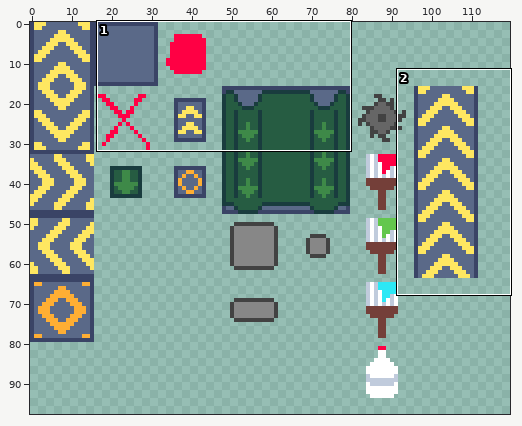
Pixel-art file: asset_sources/gfx/tileset.aseprite. Above: a wide view before the commit, with the close-up outlined.
Close-up. First the earlier version:
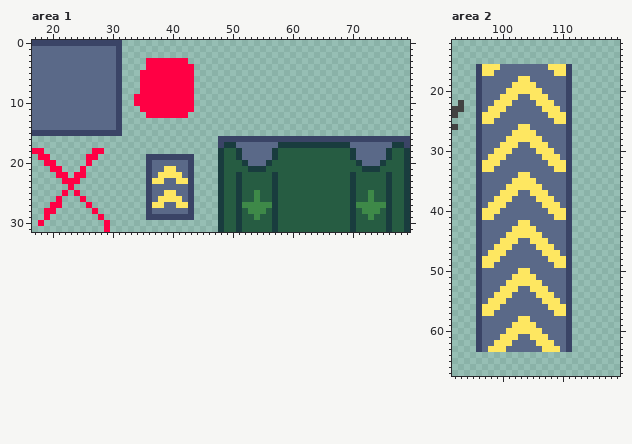
256x256 pixels, 1 frame. Shown: area 1: x 17..79, y 0..31; area 2: x 92..119, y 12..67. The wide view leaves out empty margins.
And afterwards:
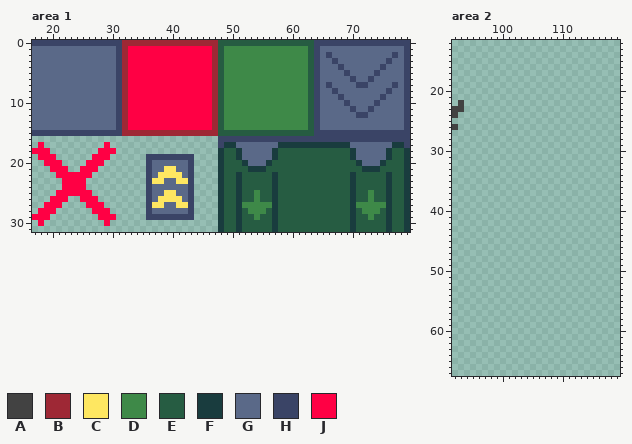
Palette (. is transparent): A #424242  B #9e2835  C #fee761  D #3e8948  E #265c42  F #193c3e  G #5a6988  H #3a4466  J #ff0044
What changed:
Changed rows in their new state; - is an unchanged pixel.
Area 1, layer "Layer 1":
first column x 17:
 0 ---------------BBBBBBBBBBBBBBBBEEEEEEEEEEEEEEEEHHHHHHHHHHHHHHHH
 1 ---------------BJJJJJJJJJJJJJJBEDDDDDDDDDDDDDDEHGGGGGGGGGGGGGGH
 2 ---------------BJJJJJJJJJJJJJJBEDDDDDDDDDDDDDDEHGHGGGGGGGGGGHGH
 3 ---------------BJJJ-------JJJJBEDDDDDDDDDDDDDDEHGGHGGGGGGGGHGGH
 4 ---------------BJJJ--------JJJBEDDDDDDDDDDDDDDEHGGGHGGGGGGHGGGH
 5 ---------------BJJ---------JJJBEDDDDDDDDDDDDDDEHGGGGHGGGGHGGGGH
 6 ---------------BJJ---------JJJBEDDDDDDDDDDDDDDEHGGGGGHGGHGGGGGH
 7 ---------------BJJ---------JJJBEDDDDDDDDDDDDDDEHGHGGGGHHGGGGHGH
 8 ---------------BJJ---------JJJBEDDDDDDDDDDDDDDEHGGHGGGGGGGGHGGH
 9 ---------------BJ----------JJJBEDDDDDDDDDDDDDDEHGGGHGGGGGGHGGGH
10 ---------------BJ----------JJJBEDDDDDDDDDDDDDDEHGGGGHGGGGHGGGGH
11 ---------------BJJ---------JJJBEDDDDDDDDDDDDDDEHGGGGGHGGHGGGGGH
12 ---------------BJJJ-------JJJJBEDDDDDDDDDDDDDDEHGGGGGGHHGGGGGGH
13 ---------------BJJJJJJJJJJJJJJBEDDDDDDDDDDDDDDEHGGGGGGGGGGGGGGH
14 ---------------BJJJJJJJJJJJJJJBEDDDDDDDDDDDDDDEHGGGGGGGGGGGGGGH
15 ---------------BBBBBBBBBBBBBBBBEEEEEEEEEEEEEEEEHHHHHHHHHHHHHHHH
17 -J----------J--------------------------------------------------
18 --J-------.-JJ-------------------------------------------------
19 ---J-----.-JJ--------------------------------------------------
20 ----J-----JJ---------------------------------------------------
21 -----J---JJ----------------------------------------------------
22 ------J--J-----------------------------------------------------
23 --------J------------------------------------------------------
24 -----J-JJ------------------------------------------------------
25 ----J-J-JJ-----------------------------------------------------
26 ---J-J---JJ----------------------------------------------------
27 --J-------JJ---------------------------------------------------
28 -J---------JJ--------------------------------------------------
29 JJ----------JJ-------------------------------------------------
31 ------------.--------------------------------------------------
Area 2, layer "Layer 1":
first column x 96:
16 ................
17 ................
18 ................
19 ................
20 ................
21 ................
22 ................
23 ................
24 ................
25 ................
26 ................
27 ................
28 ................
29 ................
30 ................
31 ................
32 ................
33 ................
34 ................
35 ................
36 ................
37 ................
38 ................
39 ................
40 ................
41 ................
42 ................
43 ................
44 ................
45 ................
46 ................
47 ................
48 ................
49 ................
50 ................
51 ................
52 ................
53 ................
54 ................
55 ................
56 ................
57 ................
58 ................
59 ................
60 ................
61 ................
62 ................
63 ................
